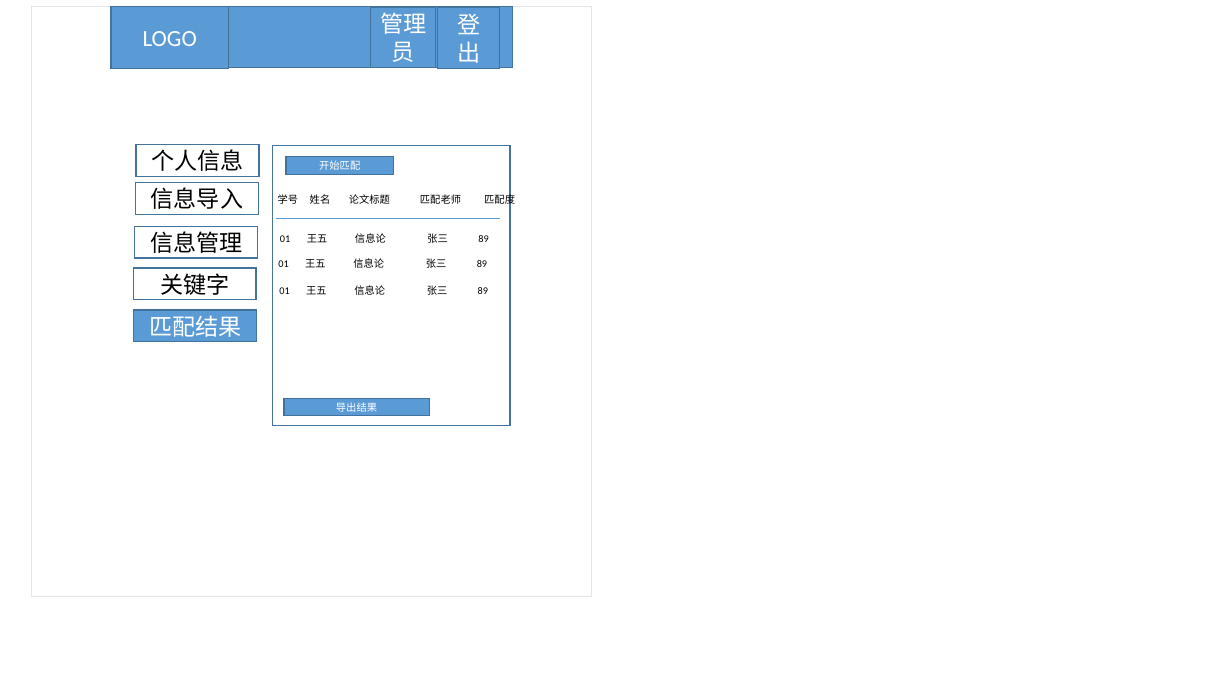
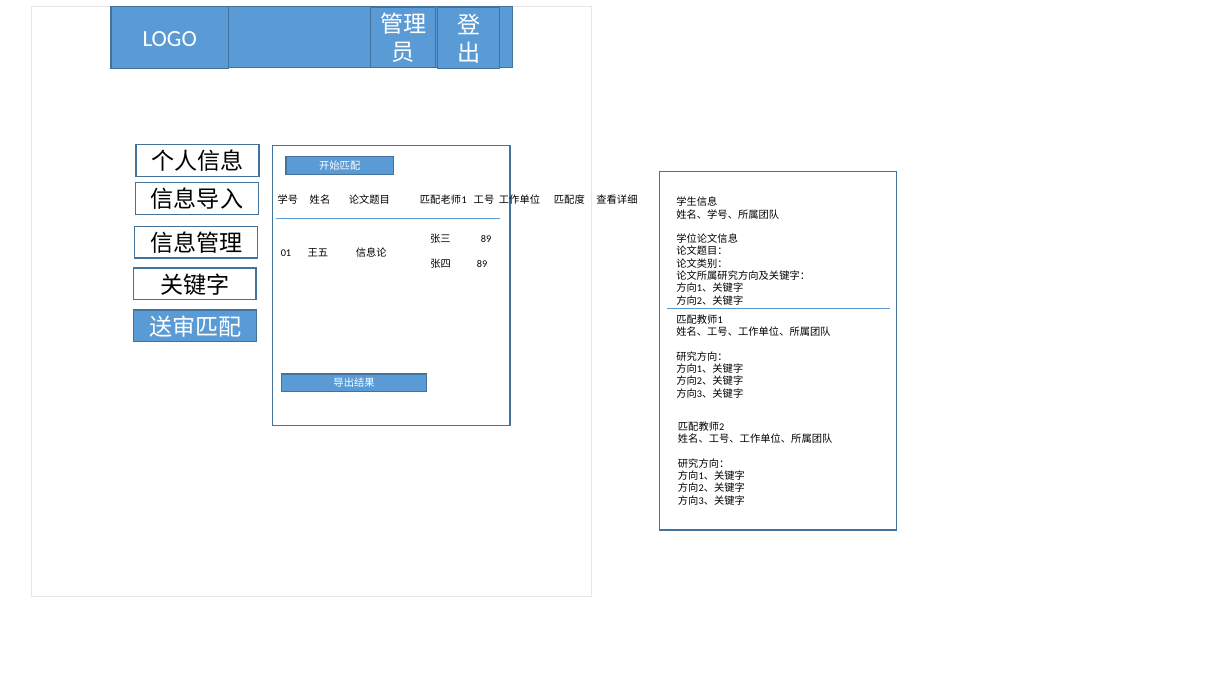
Before and after one commit to soyal/Work, a slide deck: slide 8 of api/论文管理系统.pptx. Drawn at 1232x693 pixels with LibreOffice and Linux fonts; fonts in the diff are those of the drawing. Boxes give left, top, right and bottom in pixels: in the first picture for what was removed or moved away, otherwise in the second. Text is boxed around its words. In the diff, an @@ line names an element or a change of style, - is before the commit and + after.

```diff
--- a/api/论文管理系统.pptx
+++ b/api/论文管理系统.pptx
@@ rectangle added at [659,172,897,531], outline #43739E 1 pt @@
@@ text at [278,193,637,207]: text changed @@
-学号 姓名 论文标题 匹配老师 匹配度
+学号 姓名 论文题目 匹配老师1 工号 工作单位 匹配度 查看详细
@@ text added at [676,196,810,305], 8 pt, text #000000 @@
+学生信息
+姓名、学号、所属团队
+学位论文信息
+论文题目：
+论文类别：
+论文所属研究方向及关键字：
+方向1、关键字
+方向2、关键字
@@ text at [430,233,491,243]: text changed @@
-01 王五 信息论 张三 89
+张三 89
@@ text at [281,247,387,257]: text changed @@
-01 王五 信息论 张三 89
+01 王五 信息论
@@ text at [430,258,487,268]: text changed @@
-01 王五 信息论 张三 89
+张四 89
@@ text in rectangle at [149,315,241,337]: text changed @@
-匹配结果
+送审匹配
@@ line added from (667, 309) to (890, 309), #5B9BD5 0.5 pt @@
@@ text added at [676,314,830,398], 8 pt, text #000000 @@
+匹配教师1
+姓名、工号、工作单位、所属团队
+研究方向：
+方向1、关键字
+方向2、关键字
+方向3、关键字
@@ rectangle "导出结果": place and size @@
-rectangle "导出结果" at [284,398,429,416]
+rectangle "导出结果" at [282,374,427,392]
@@ text added at [678,421,832,505], 8 pt, text #000000 @@
+匹配教师2
+姓名、工号、工作单位、所属团队
+研究方向：
+方向1、关键字
+方向2、关键字
+方向3、关键字
```
Also in this commit, not shown: 5 other slides changed.
